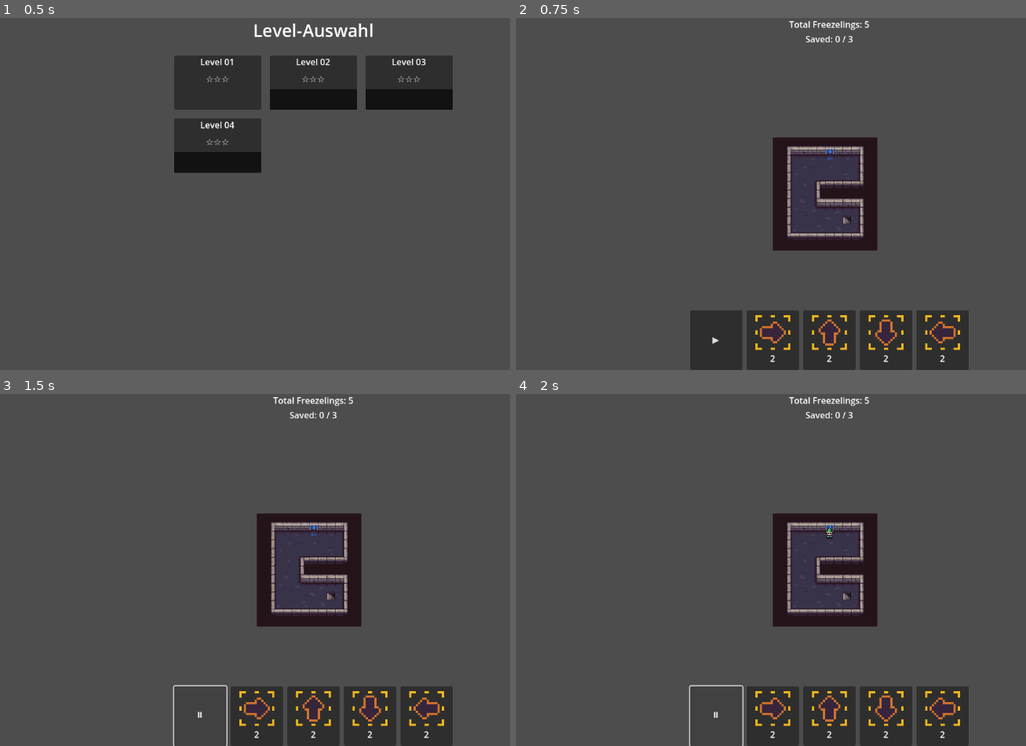
Above: before the commit, frames 1-4 (two rows, left to right).
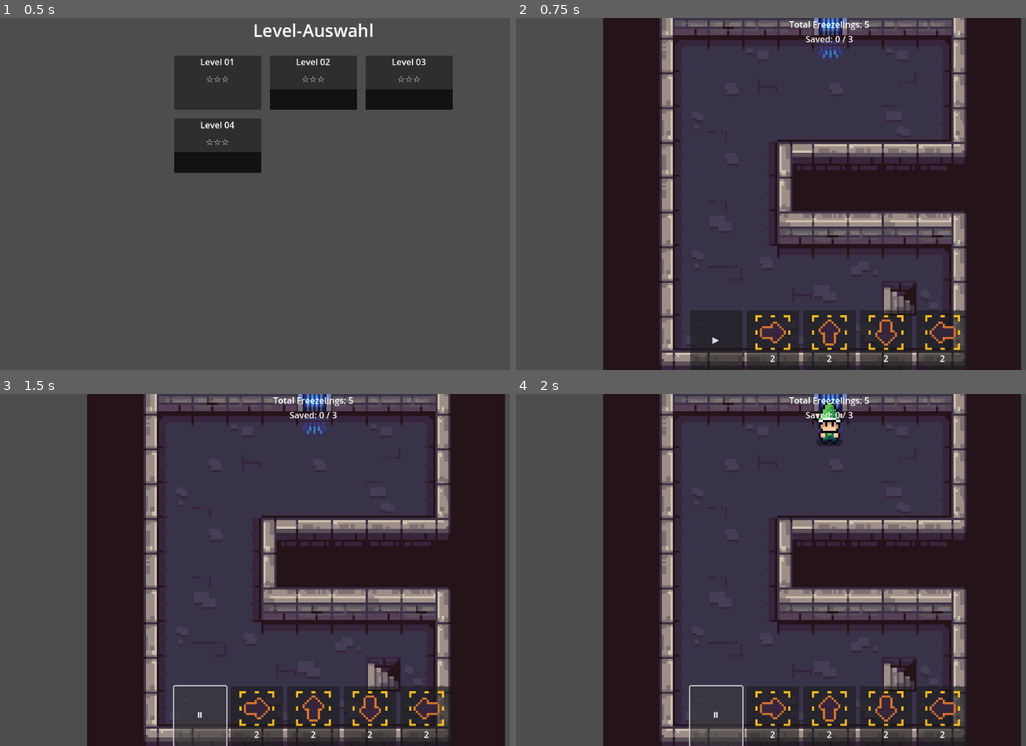
Above: after the commit, the same moments.

Repository: nico-hahn/freezelings
Game: Godot game, scene res://scenes/ui/level_select.tscn
Two runs of this game, one before a commit and one after it. Both use one fixed random seed, a clock stepped at 60 frames per second and the inputs below.
Inputs (mouse positions are in pixels of both pictures, inside the frame that each line leads up to):
- Up to frame 1 (0.5 s): no input
- Up to frame 2 (0.75 s): tap Enter at 0.5 s; drag from (735, 81) to (893, 116) at 0.52 s
- Up to frame 3 (1.5 s): click "▶" at 1.25 s
- Up to frame 4 (2 s): no input

Frame 1 is identical in both runs. In frame 2, 69% of the frame differs, in the area x 17-100%, y 0-100%; in frame 3, 69%; in frame 4, 69%.

Commit message:
change camera defaults

Diff:
--- a/scenes/levels/level_base.tscn
+++ b/scenes/levels/level_base.tscn
@@ -10,6 +10,7 @@
 
 [node name="Camera2D" type="Camera2D" parent="."]
 script = ExtResource("4_cam")
+zoom = Vector2(4.0, 4.0)
 
 [node name="Ground" type="TileMapLayer" parent="."]
 texture_filter = 1
--- a/scripts/level/level_camera.gd
+++ b/scripts/level/level_camera.gd
@@ -14,7 +14,7 @@
 @export var min_zoom: Vector2 = Vector2(0.25, 0.25)
 
 ## Maximaler Zoom-Wert (weiter rein zoomen nicht möglich).
-@export var max_zoom: Vector2 = Vector2(4.0, 4.0)
+@export var max_zoom: Vector2 = Vector2(6.0, 6.0)
 
 ## Wird von game.gd gesetzt: true wenn Spieler gerade ein Objekt zum Platzieren ausgewählt hat.
 ## Wenn true, ist Panning per Linksklick deaktiviert.
